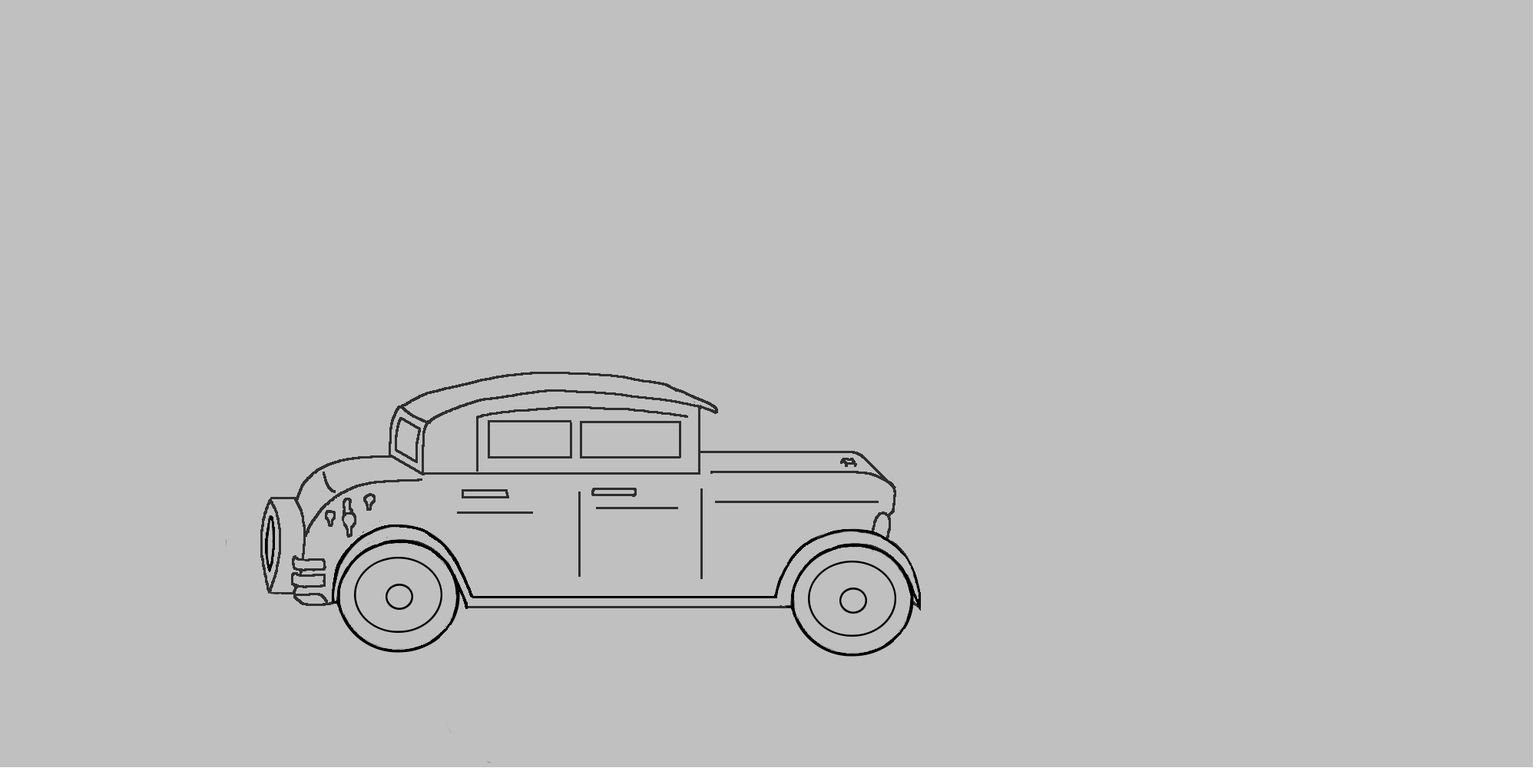
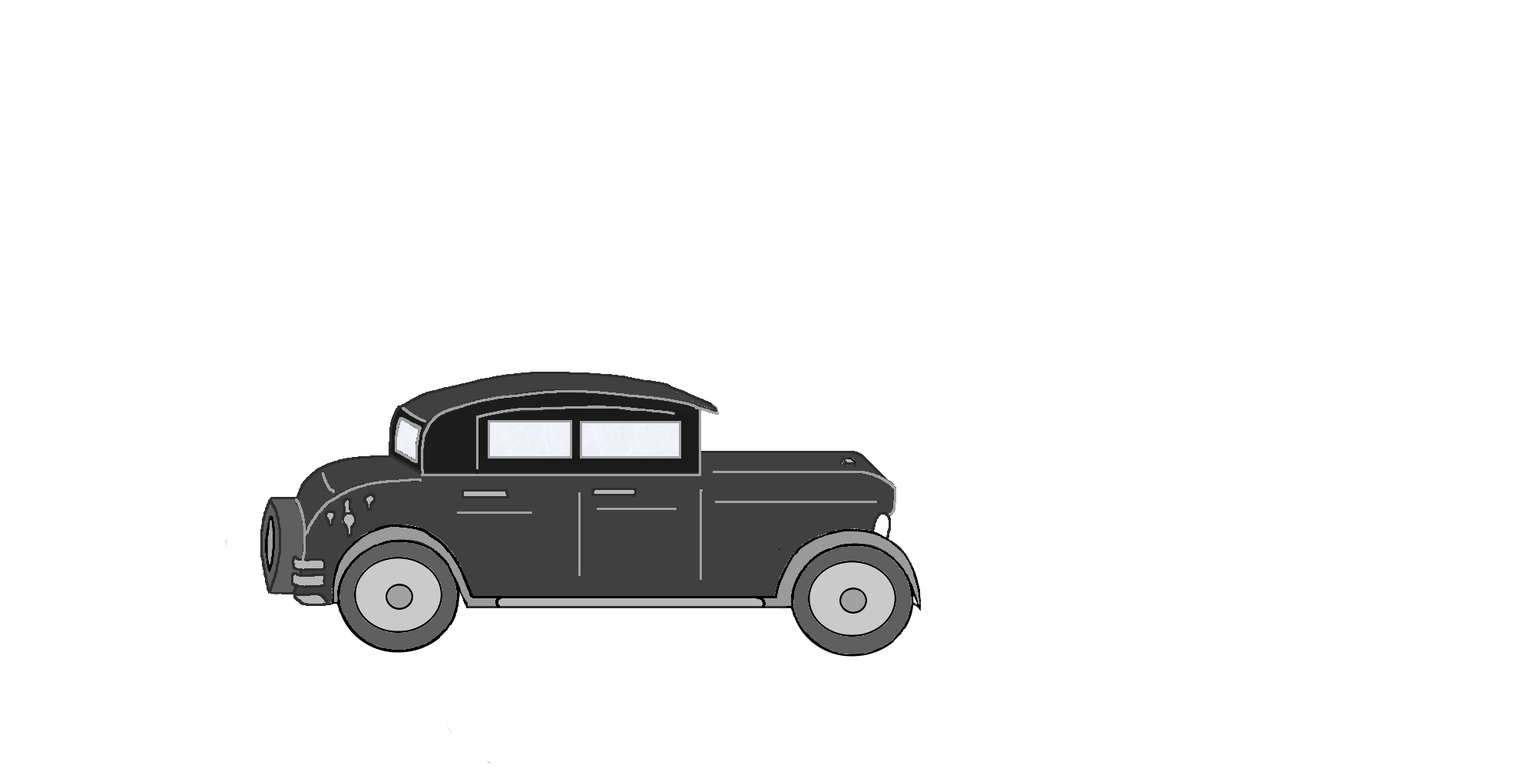
Two versions of the same layered image (1536 x 768). Layer-by-layer changes:
added layer "Couleur" above "Plan3" over [225, 371, 921, 764]
hid "Plan3", painted on it over [225, 371, 922, 764]
hid "Arrière-plan" over [0, 0, 1533, 768]
